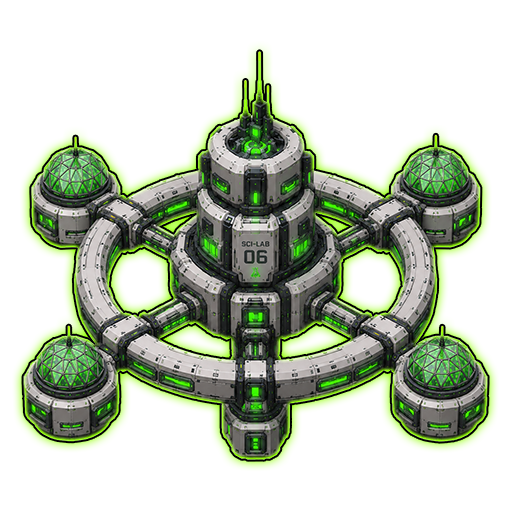
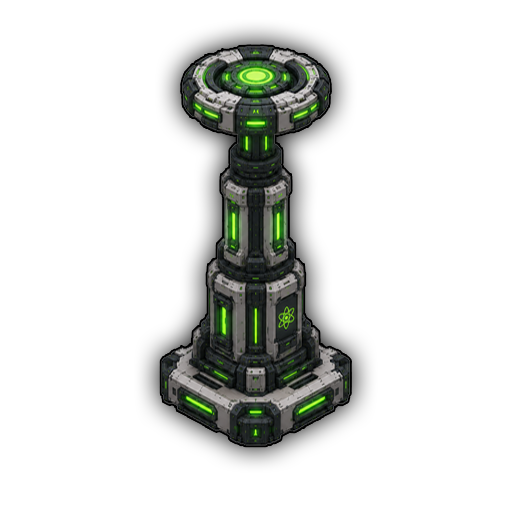
Layered file, before and after one edit (512×512). Changes by layer:
added layer "Layer 1" above "Background copy 6" over [161, 46, 350, 446]
hid "Background copy 6" over [23, 51, 488, 460]
